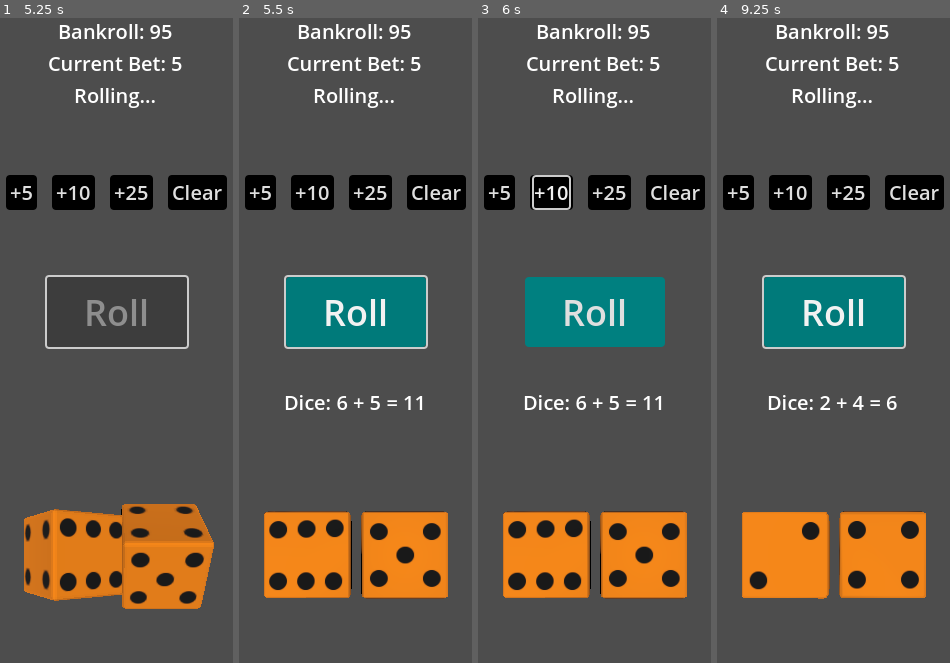
Above: before the commit, frames 1-4 (left to right).
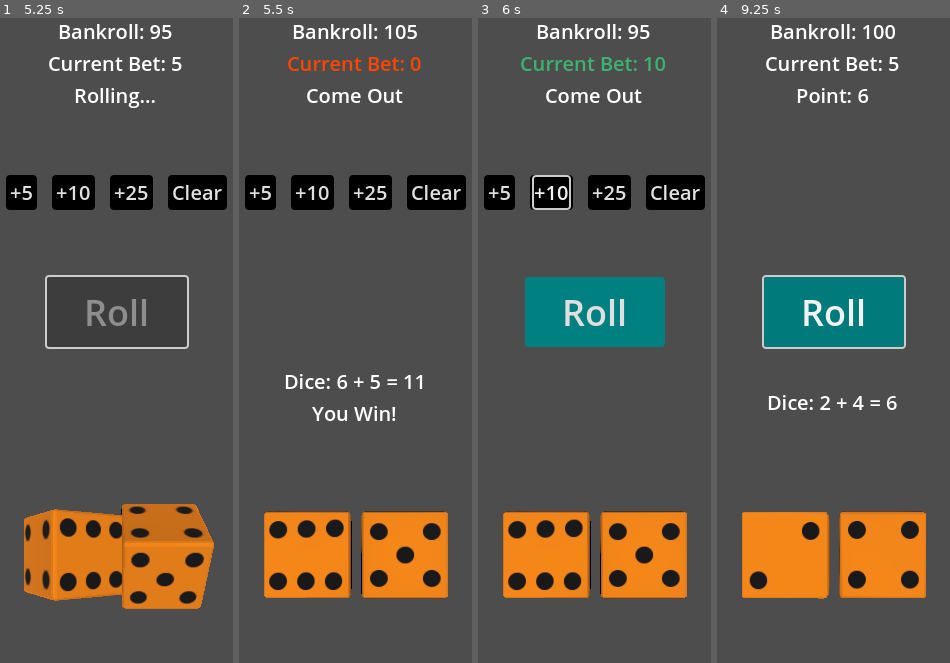
Above: after the commit, the same moments.

Repository: asarenski/godotCraps
Game: Godot game, scene res://src/scenes/main/main.tscn
Two runs of this game, one before a commit and one after it. Both use one fixed random seed, a clock stepped at 60 frames per second and the inputs below.
Inputs:
- Up to frame 1 (5.25 s): click "Start" at 0.5 s; click "+5" at 1.25 s; click "+10" at 2 s; click "+25" at 2.75 s; click "Clear" at 3.5 s; click "+5" at 4.25 s; click "Roll" at 5 s
- Up to frame 2 (5.5 s): no input
- Up to frame 3 (6 s): click "+10" at 5.75 s
- Up to frame 4 (9.25 s): click "+25" at 6.5 s; click "Clear" at 7.25 s; click "+5" at 8 s; click "Roll" at 8.75 s

Frame 1 is identical in both runs. In frame 2, 10% of the frame differs, in the area x 19-82%, y 0-63%; in frame 3, 1.7%; in frame 4, 5.1%.
Error before the commit: Invalid call to function 'update_bet' in base 'CanvasLayer (hud.gd)'. Expected 2 arguments. (res://src/state/win_round_state.gd:11)

Commit message:
fix update_bet

Diff:
--- a/src/state/win_round_state.gd
+++ b/src/state/win_round_state.gd
@@ -8,7 +8,7 @@
 	bankroll += bet * 2
 	bet = 0
 
-	hud.update_bet(bet)
+	update_bet(bet)
 	hud.update_bankroll(bankroll)
 	hud.update_round_result("You Win!")
 	hud.show_round_result()
